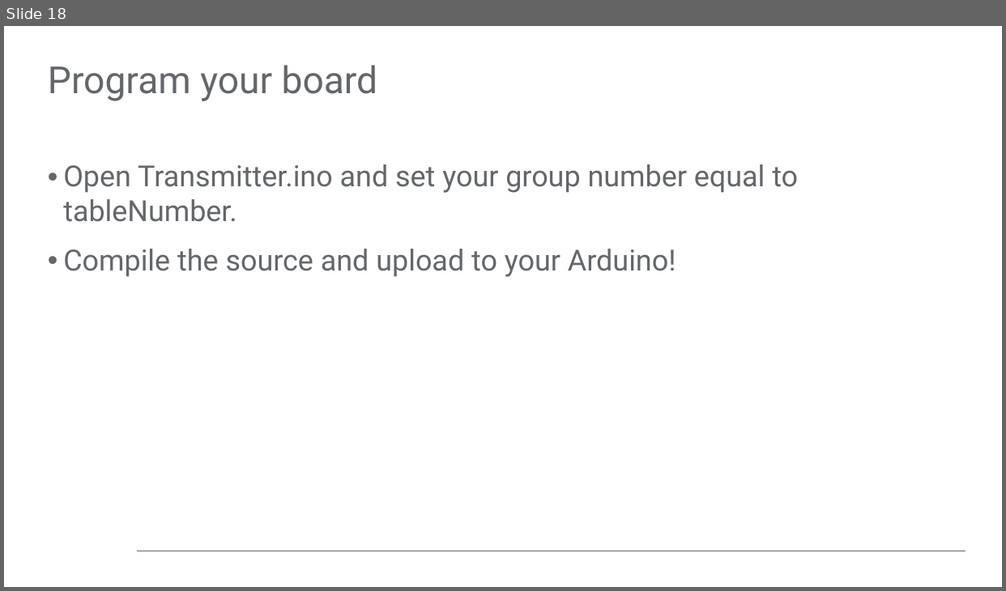
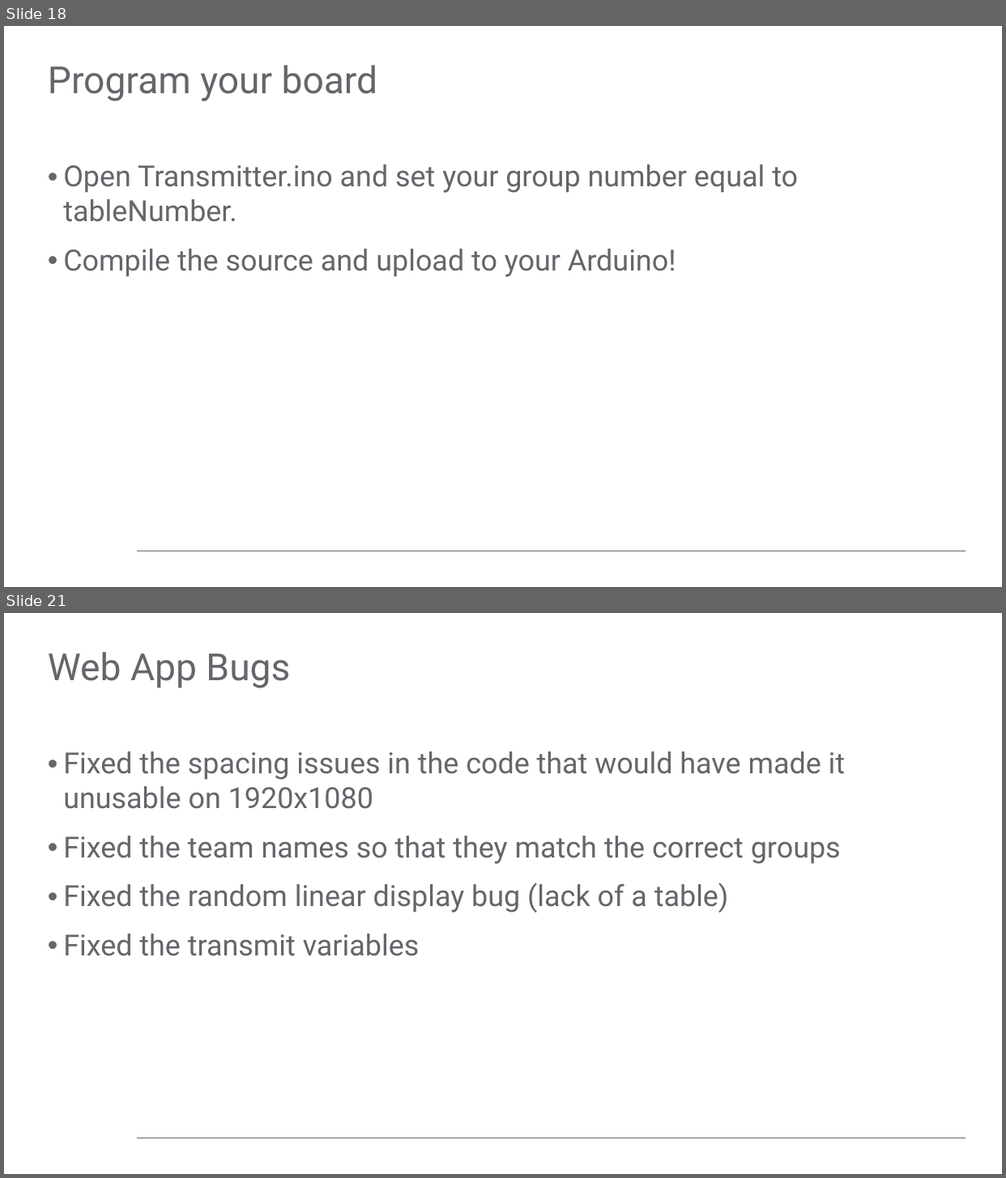
Before and after one commit to pilotdeveloper/sensors_lab, a slide deck: class-guide.pptx. Shown one above the other, each under a label of ours: slide 18 before the commit, slides 18 and 21 after it; the slides between them are not shown. The pictures are 1006x591 and 1006x1178 pixels, drawn with LibreOffice and Linux fonts; fonts in the diff are those of the drawing; background and template pictures are left out. Boxes give left, top, right and bottom in pixels: in the first picture for what was removed or moved away, otherwise in the second. Text is boxed around its words. In the diff, an @@ line names an element or a change of style, - is before the commit and + after.

```diff
--- a/class-guide.pptx
+++ b/class-guide.pptx
@@ slide 21 added at (4, 613, 1002, 1174), background #FFFFFF; not listed: 1 template element that a slide beside it also shows @@
@@ title added at (48, 652, 290, 688), 36 pt, text #63666A @@
+Web App Bugs
@@ text added at (63, 752, 845, 956), 28 pt, text #63666A @@
+• Fixed the spacing issues in the code that would have made it unusable on 1920x1080
+• Fixed the team names so that they match the correct groups
+• Fixed the random linear display bug (lack of a table)
+• Fixed the transmit variables
```
Also in this commit, not shown: 5 other slides added.
